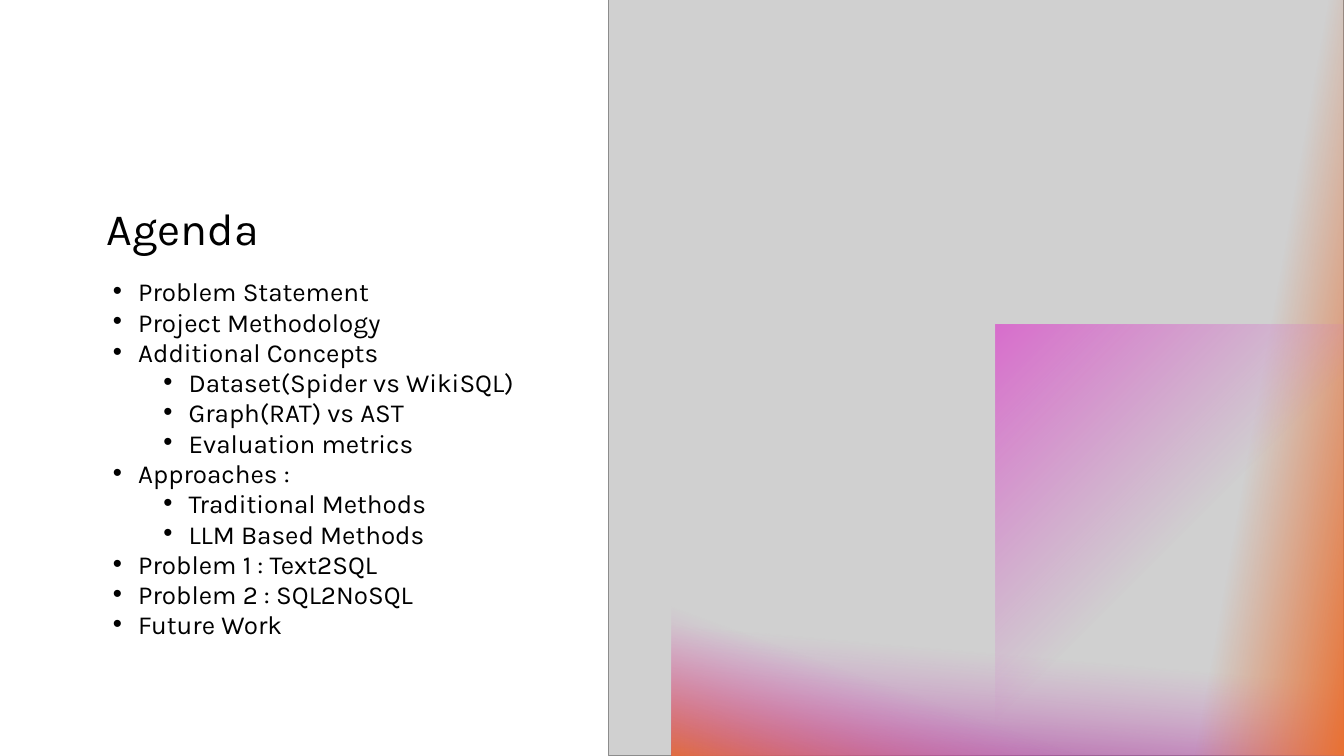
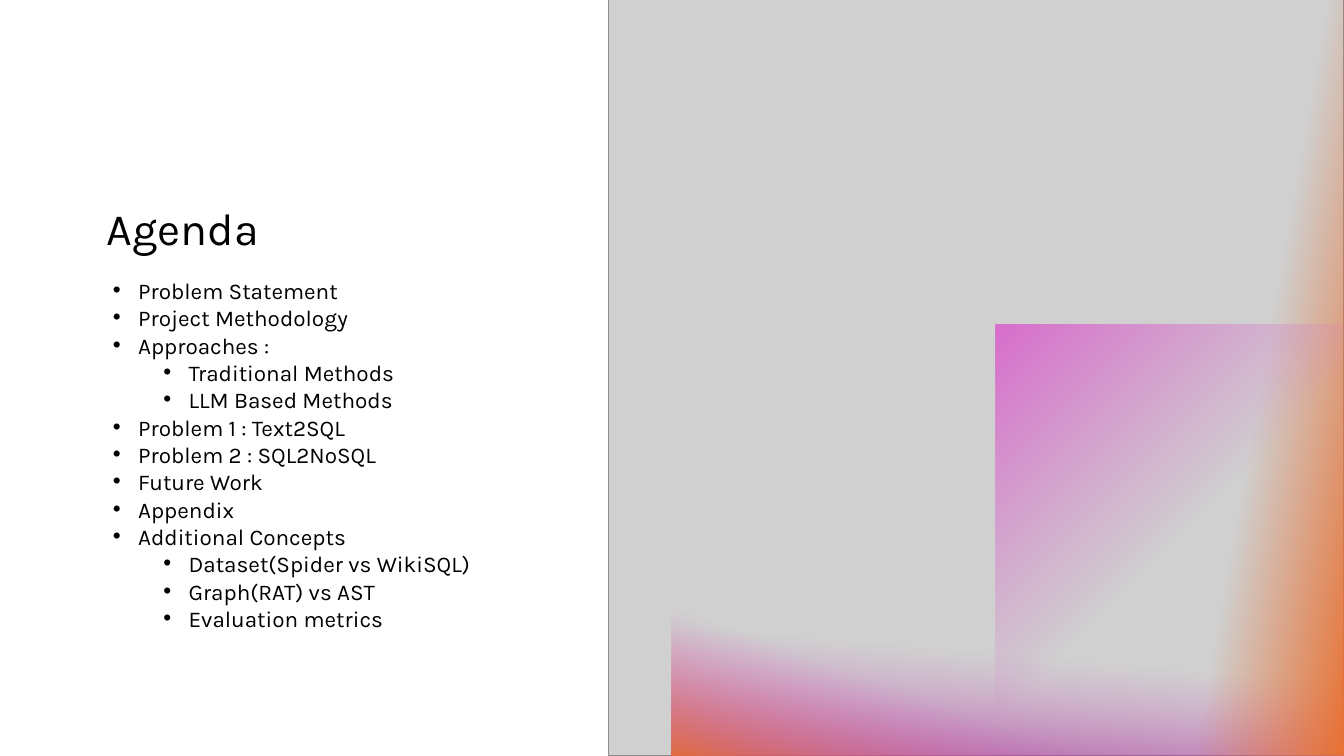
Before and after one commit to nayanjha16/CodeGen-Implementations, a slide deck: slide 2 of Group12_Project_Submission_document_CodeGen.pptx. Drawn at 1344x756 pixels with LibreOffice and Linux fonts; fonts in the diff are those of the drawing; grey boxes stand for pictures. Boxes give left, top, right and bottom in pixels: in the first picture for what was removed or moved away, otherwise in the second. Text is boxed around its words. In the diff, an @@ line names an element or a change of style, - is before the commit and + after.

```diff
--- a/Group12_Project_Submission_document_CodeGen.pptx
+++ b/Group12_Project_Submission_document_CodeGen.pptx
@@ text at (138, 283, 394, 491): size 18.6 to 16.1 pt in "Problem Statement", "Project Methodology", "Approaches :", "Traditional Methods" and 4 more places @@
@@ text at (138, 344, 513, 454): paragraphs removed @@
-• Additional Concepts
-  • Dataset(Spider vs WikiSQL)
-  • Graph(RAT) vs AST
-  • Evaluation metrics
@@ text at (138, 502, 470, 628): paragraphs added @@
+• Appendix
+• Additional Concepts
+  • Dataset(Spider vs WikiSQL)
+  • Graph(RAT) vs AST
+  • Evaluation metrics
```
Also in this commit, not shown: 2 other slides changed, 2 other files.
